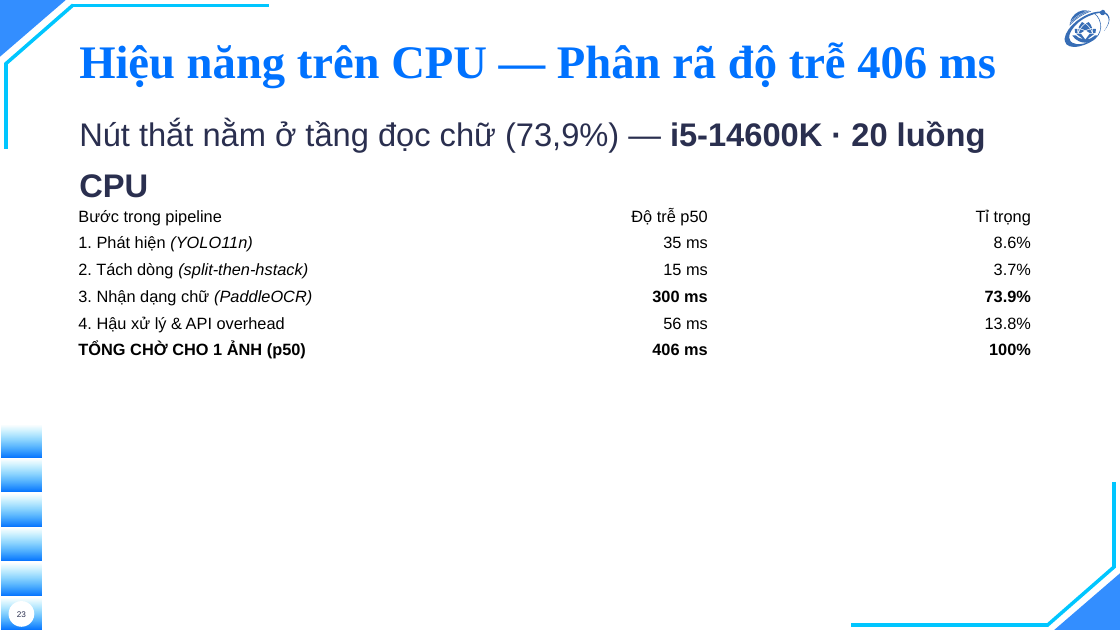
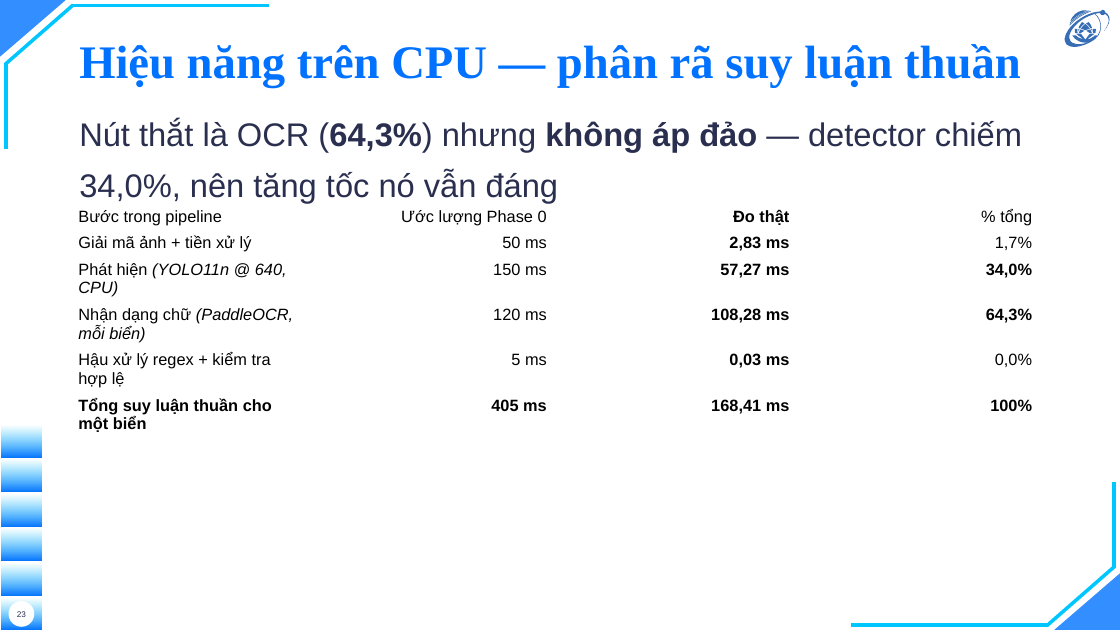
Before and after one commit to hieunguyen2604/alpr-do-an-mon-hoc, a slide deck: slide 23 of docs/slides/slides.pptx. Drawn at 1120x630 pixels with LibreOffice and Linux fonts; fonts in the diff are those of the drawing; background and template pictures are left out. Boxes give left, top, right and bottom in pixels: in the first picture for what was removed or moved away, otherwise in the second. Text is boxed around its words. In the diff, an @@ line names an element or a change of style, - is before the commit and + after.

```diff
--- a/docs/slides/slides.pptx
+++ b/docs/slides/slides.pptx
@@ title at bbox=[79, 44, 1021, 88]: text changed @@
-Hiệu năng trên CPU — Phân rã độ trễ 406 ms
+Hiệu năng trên CPU — phân rã suy luận thuần
@@ text at bbox=[79, 120, 1022, 203]: text changed @@
-Nút thắt nằm ở tầng đọc chữ (73,9%) — i5-14600K · 20 luồng CPU
+Nút thắt là OCR (64,3%) nhưng không áp đảo — detector chiếm 34,0%, nên tăng tốc nó vẫn đáng
@@ table at bbox=[70, 203, 1041, 567] @@
-column 1: Bước trong pipeline | 1. Phát hiện (YOLO11n) | 2. Tách dòng (split-then-hstack) | 3. Nhận dạng chữ (PaddleOCR) | 4. Hậu xử lý & API overhead | TỔNG CHỜ CHO 1 ẢNH (p50)
-column 2: Độ trễ p50 | 35 ms | 15 ms | 300 ms | 56 ms | 406 ms
-column 3: Tỉ trọng | 8.6% | 3.7% | 73.9% | 13.8% | 100%
+column 1: Bước trong pipeline | Giải mã ảnh + tiền xử lý | Phát hiện (YOLO11n @ 640, CPU) | Nhận dạng chữ (PaddleOCR, mỗi biển) | Hậu xử lý regex + kiểm tra hợp lệ | Tổng suy luận thuần cho một biển
+column 2: Ước lượng Phase 0 | 50 ms | 150 ms | 120 ms | 5 ms | 405 ms
+column 3: Đo thật | 2,83 ms | 57,27 ms | 108,28 ms | 0,03 ms | 168,41 ms
+column 4: % tổng | 1,7% | 34,0% | 64,3% | 0,0% | 100%
```
Also in this commit, not shown: 3 other slides changed, 10 other files.
